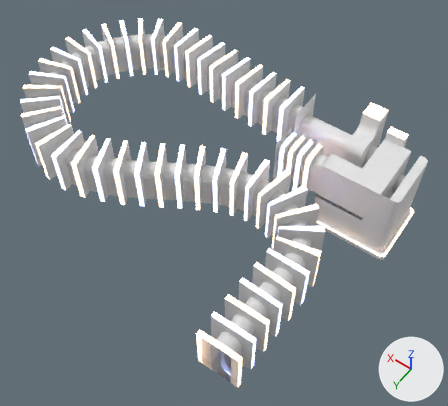
The FBX model Assets/VRC Geo.fbx, before and after one commit.
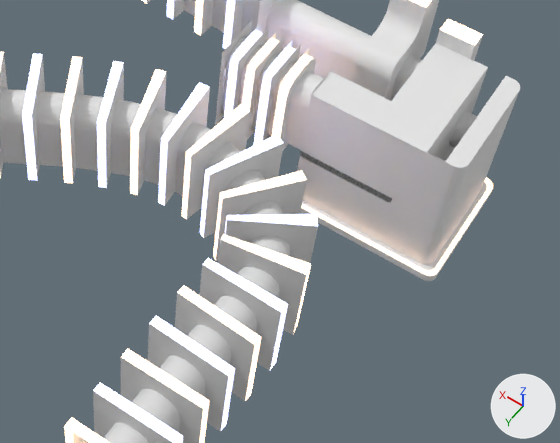
Old and new are each drawn whole from a camera (50 mm lens) standing at (-11.1, 45.9, 51.3) and looking at (12.7, 12.5, -1.1) and again close up on the part from 36% to 100% of the width and 29% to 84% of the height. The lights are fixed; the arrows at lower right show +X, +Y and +Z. Objects named as collision shapes, trigger or cutter boxes, shadow casters or lower levels of detail are left out. Where no turn or scale is listed for an object, it has been applied to the vertices.

Names of what the first close-up shows: 'glow 0', 'glow 1', 'glow 2', 'room 0', 'room 1', 'room 2'.
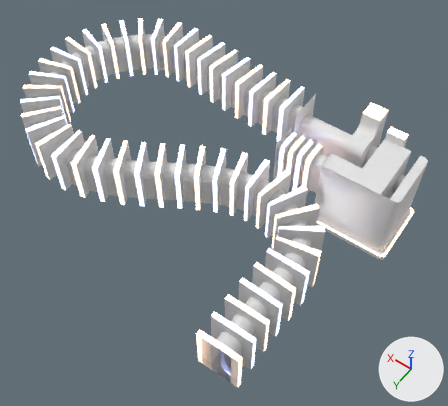
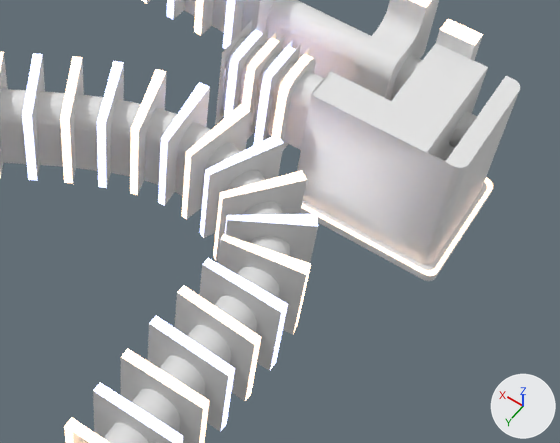
The change, as a diff of the scene's bpy script:
```diff
--- a/Assets/VRC Geo.fbx.py
+++ b/Assets/VRC Geo.fbx.py
@@ me_plane_010 @@
 # used by ob_room_1; location = (0.0, 0.0, 0.0)
-me_plane_010.from_pydata(...)  # 981 vertices, 406 faces; spans x -4.0..10.5, y -2.5..7.0, z -4.5..6.5
+me_plane_010.from_pydata(...)  # 1018 vertices, 419 faces; spans x -4.0..10.5, y -2.5..7.0, z -4.5..6.5
+# me_plane_010 part 1
+# 22 vertices are removed from x -2.5..10.5, y -0.5..6.5, z -0.05..2.5
+# 30 faces are deleted
+# 10 vertices in x 10.5, y 0.26..0.51, z -0.5..-0.01 move by (-0.5, 0.0, 0.0)
+# 10 vertices in x 10.5, y 0.34..0.51, z -0.49..0.0 move by (-0.5, -0.01, 0.0)
+# 1 vertex moves from x 10.5, y -0.59, z -0.5 to x 10.0, y -0.54, z -0.5
+# 29 vertices are added at x -2.5..10.0, y -0.59..3.0, z -0.75..0.5
+# 8 new vertices lie (0.0, 7.0, 0.0) away from vertices in x -0.49..-0.45, y -0.5, z -0.03..0.0
+# 22 new vertices lie (0.5, 0.0, 0.0) away from vertices in x 10.0, y -0.59..0.71, z -0.75..0.0
+# 11 new faces join them, mat_floor (light grey #e1e1e1)
+# 32 new faces join them, mat_wall (white #e7e7e7)
 me_plane_010.materials.append(mat_wall)
```

Changed parts and their boxes (x1, y1, x2, y2) in the close-ups (560 x 443 px; the box of a moved part takes in the faces that stretch with it):
part 1 of me_plane_010, moved or reshaped
    before: (300, 68, 488, 202)
    after: (427, 68, 488, 162)
